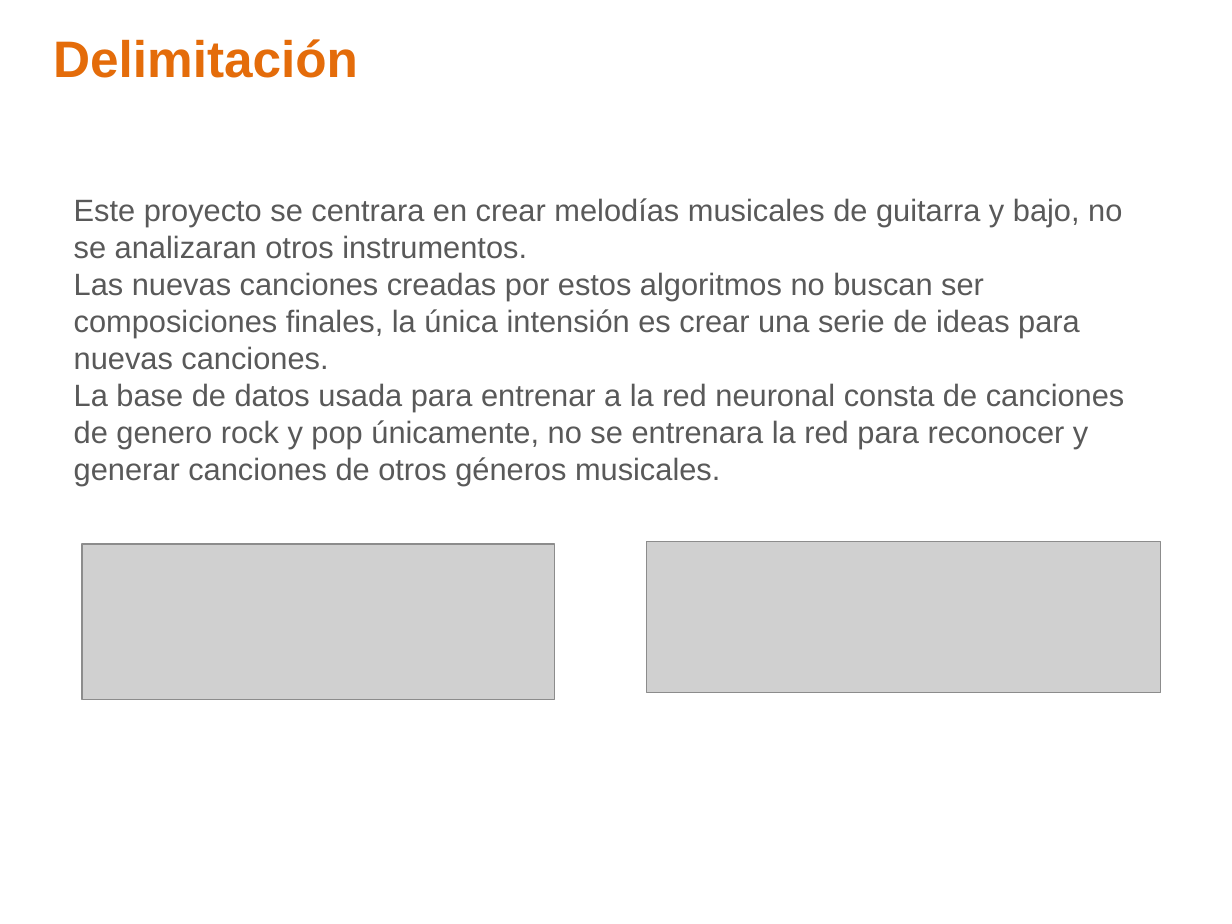
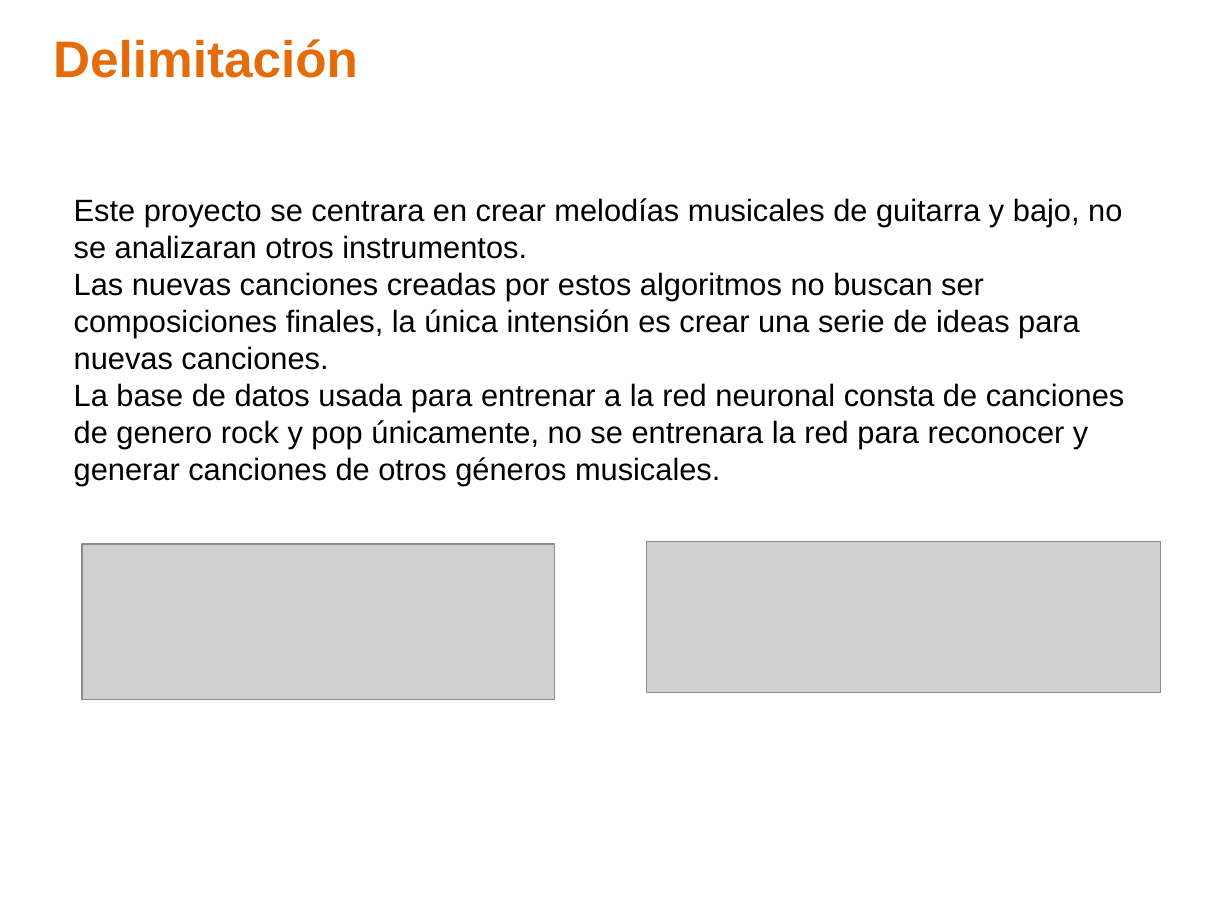
Before and after one commit to ealn/Tesis, a slide deck: slide 5 of documentos/Presentacion.pptx (slide 4 before the commit). Drawn at 1232x924 pixels with LibreOffice and Linux fonts; fonts in the diff are those of the drawing; grey boxes stand for pictures; background and template pictures are left out. Boxes give left, top, right and bottom in pixels: in the first picture for what was removed or moved away, otherwise in the second. Text is boxed around its words. In the diff, an @@ line names an element or a change of style, - is before the commit and + after.

```diff
--- a/documentos/Presentacion.pptx
+++ b/documentos/Presentacion.pptx
@@ text "Este proyecto se centrara en ..." at box(74, 198, 1125, 486): text colour #595959 to #000000 @@
```
Also in this commit, not shown: 10 other slides changed, 4 slides added, 1 other file.
